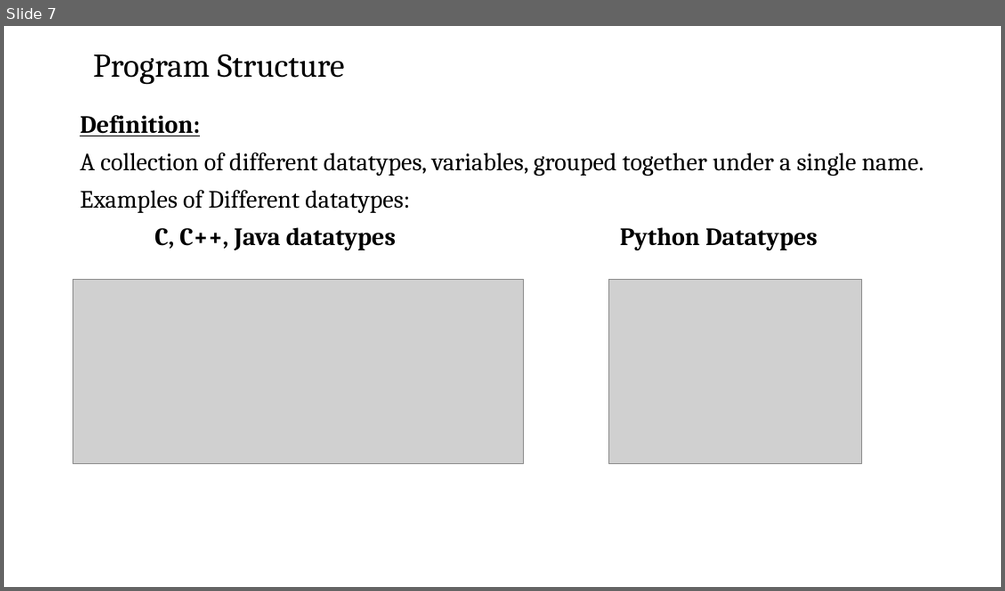
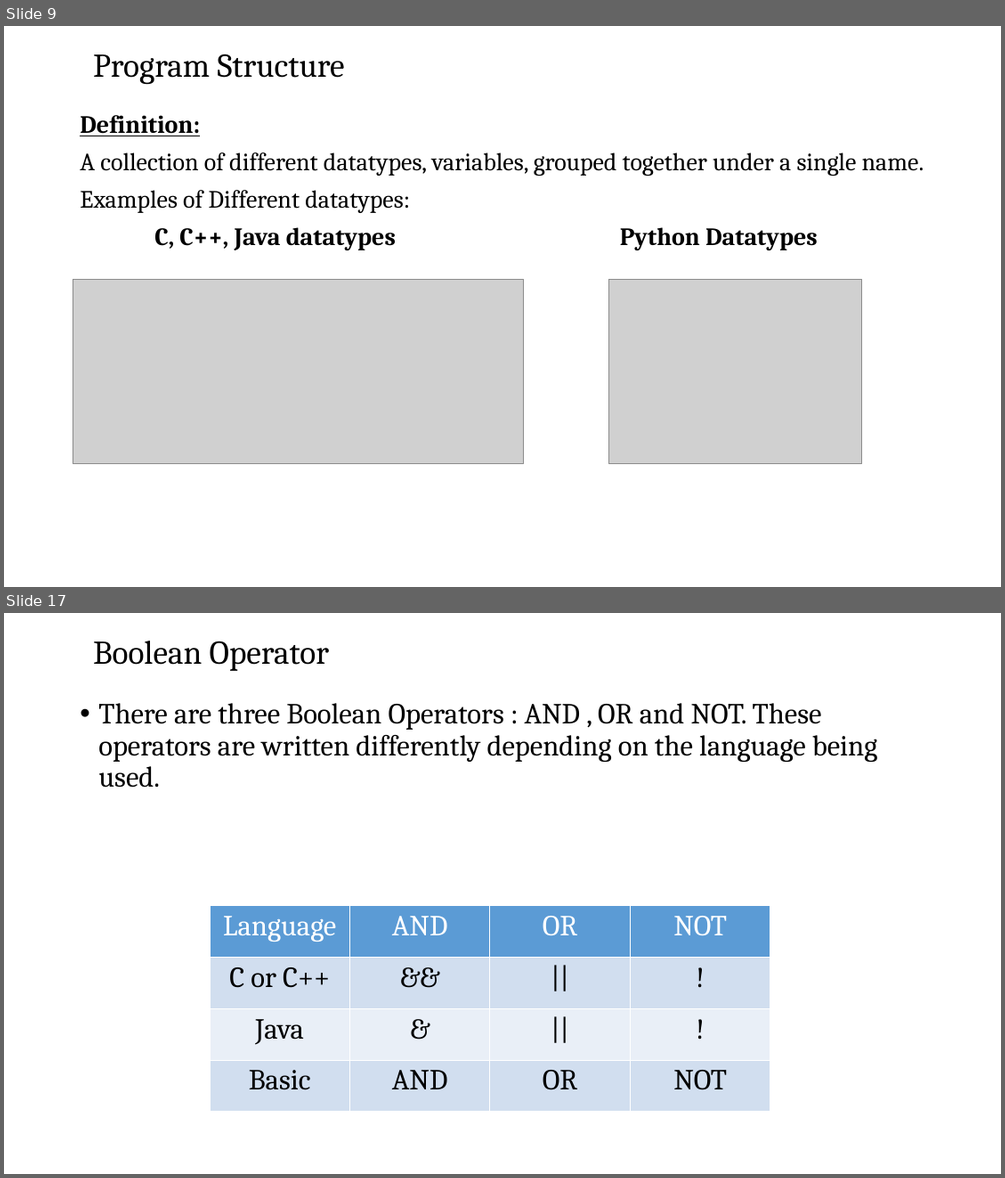
Before and after one commit to josiahkeaton/Training-Materials, a slide deck: Software Testing/Fundamentals of Computer & OS Concepts/Fundamentals of Computing session 6.pptx. Shown one above the other, each under a label of ours: slide 7 before the commit, slides 9 and 17 after it; the slides between them are not shown. The pictures are 1005x591 and 1005x1178 pixels, drawn with LibreOffice and Linux fonts; fonts in the diff are those of the drawing; grey boxes stand for pictures; background and template pictures are left out. Boxes give left, top, right and bottom in pixels: in the first picture for what was removed or moved away, otherwise in the second. Text is boxed around its words. In the diff, an @@ line names an element or a change of style, - is before the commit and + after.

```diff
--- a/Software Testing/Fundamentals of Computer & OS Concepts/Fundamentals of Computing session 6.pptx
+++ b/Software Testing/Fundamentals of Computer & OS Concepts/Fundamentals of Computing session 6.pptx
@@ slide 17 added at [4, 613, 1001, 1174], background picture (left out) @@
@@ title added at [93, 641, 329, 671], 32 pt, text #000000 @@
+Boolean Operator
@@ text added at [98, 703, 878, 787], 28 pt, text #000000 @@
+• There are three Boolean Operators : AND , OR and NOT. These operators are written differently depending on the language being used.
@@ table added at [210, 906, 772, 1138], 4 rows, 4 columns @@
+Language | AND | OR | NOT
+C or C++ | && | || | !
+Java | & | || | !
+Basic | AND | OR | NOT
@@ what was slide 7 is now slide 9 @@
```
Also in this commit, not shown: 3 slides changed, 17 other slides added, 1 slide removed.
